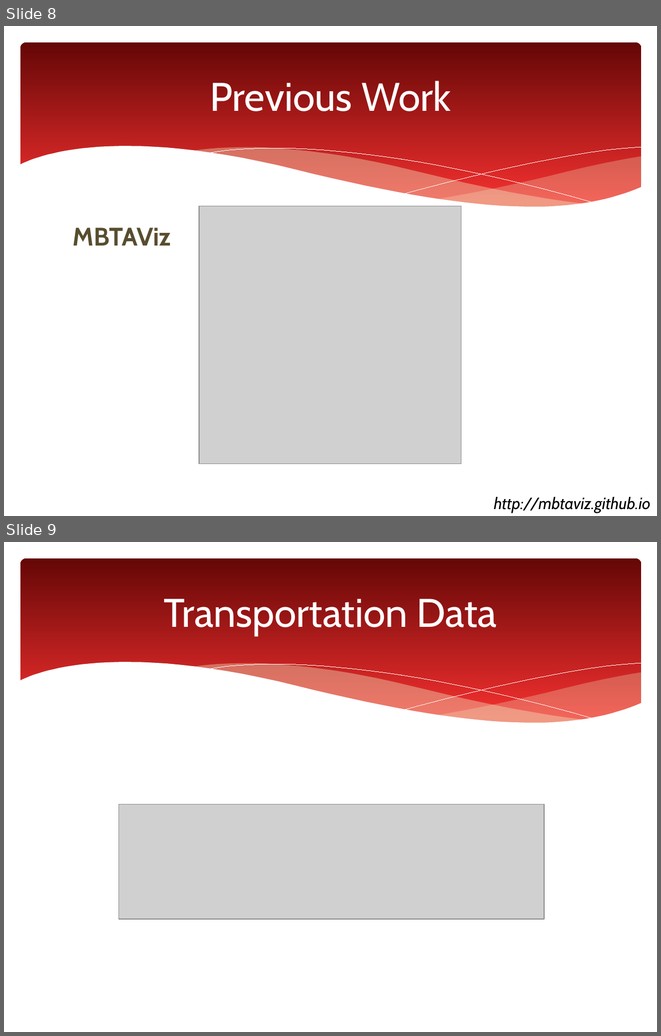
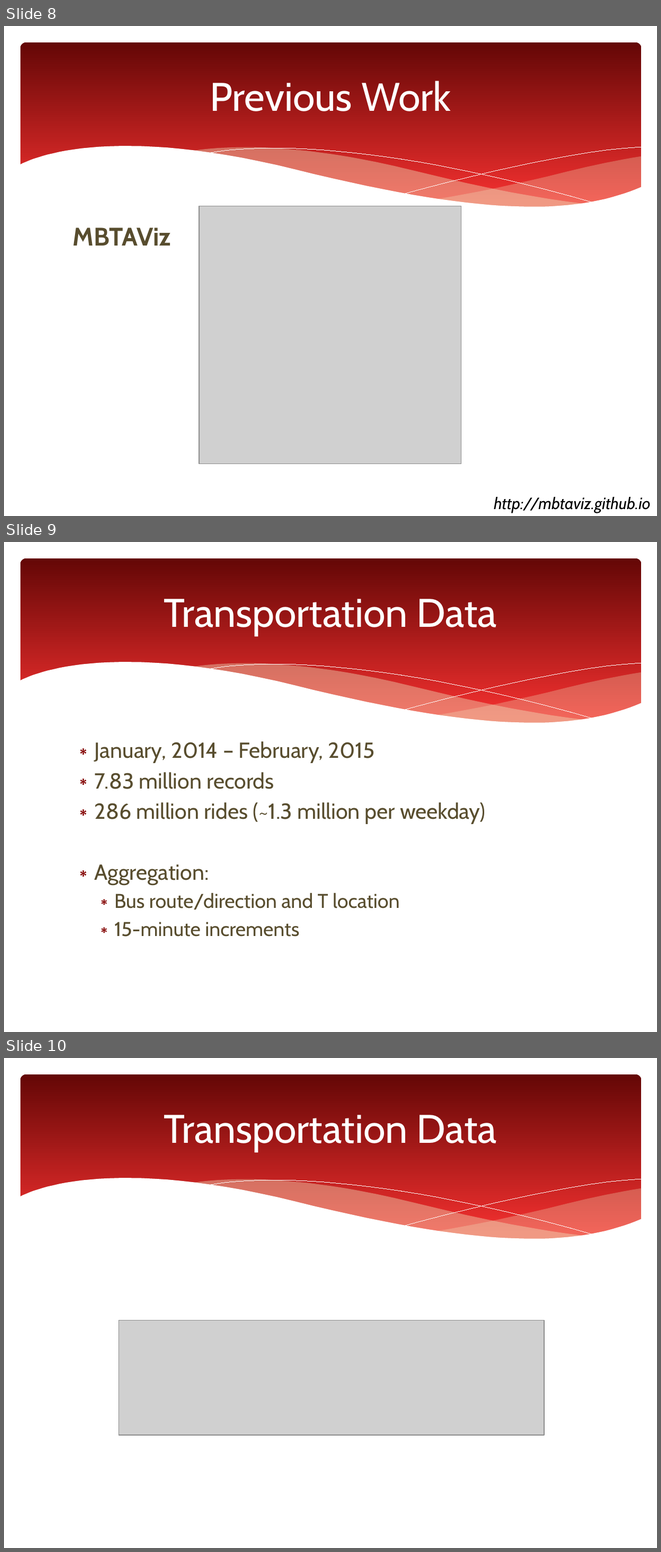
Before and after one commit to azampagl/harvard-capstone, a slide deck: docs/presentations/eval01/mbta-capstone_eval01.pptx. Shown one above the other, each under a label of ours: slides 8 and 9 before the commit, slides 8, 9 and 10 after it. The pictures are 661x1036 and 661x1552 pixels, drawn with LibreOffice and Linux fonts; fonts in the diff are those of the drawing; grey boxes stand for pictures. Boxes give left, top, right and bottom in pixels: in the first picture for what was removed or moved away, otherwise in the second. Text is boxed around its words. In the diff, an @@ line names an element or a change of style, - is before the commit and + after.

Commit message:
Added additional data information, weather details

```diff
--- a/docs/presentations/eval01/mbta-capstone_eval01.pptx
+++ b/docs/presentations/eval01/mbta-capstone_eval01.pptx
@@ slide 9 added at box(4, 542, 657, 1032), background #FFFFFF; not listed: 6 template elements that a slide beside it also shows @@
@@ title added at box(164, 599, 496, 635), 44 pt, text #FFFFFF @@
+Transportation Data
@@ text added at box(95, 741, 485, 936), 24 pt, text #584D2E @@
+∗ January, 2014 – February, 2015
+∗ 7.83 million records
+∗ 286 million rides (~1.3 million per weekday)
+∗ Aggregation:
+  ∗ Bus route/direction and T location
+  ∗ 15-minute increments
@@ what was slide 9 is now slide 10 @@
```
Also in this commit, not shown: 1 slide changed, 2 other slides added, 1 slide removed.
